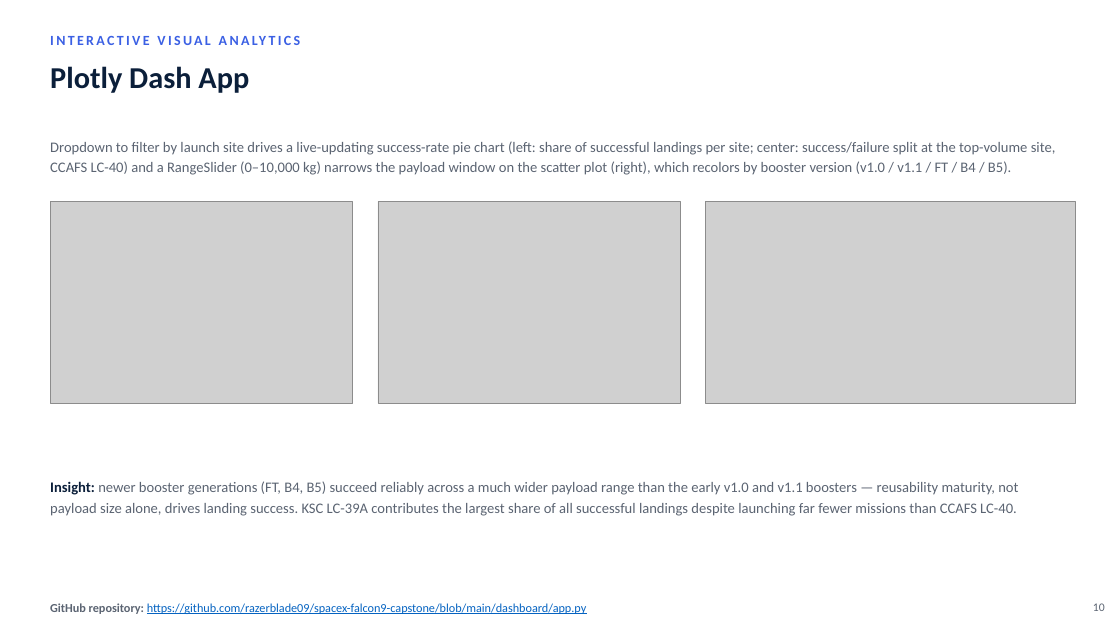
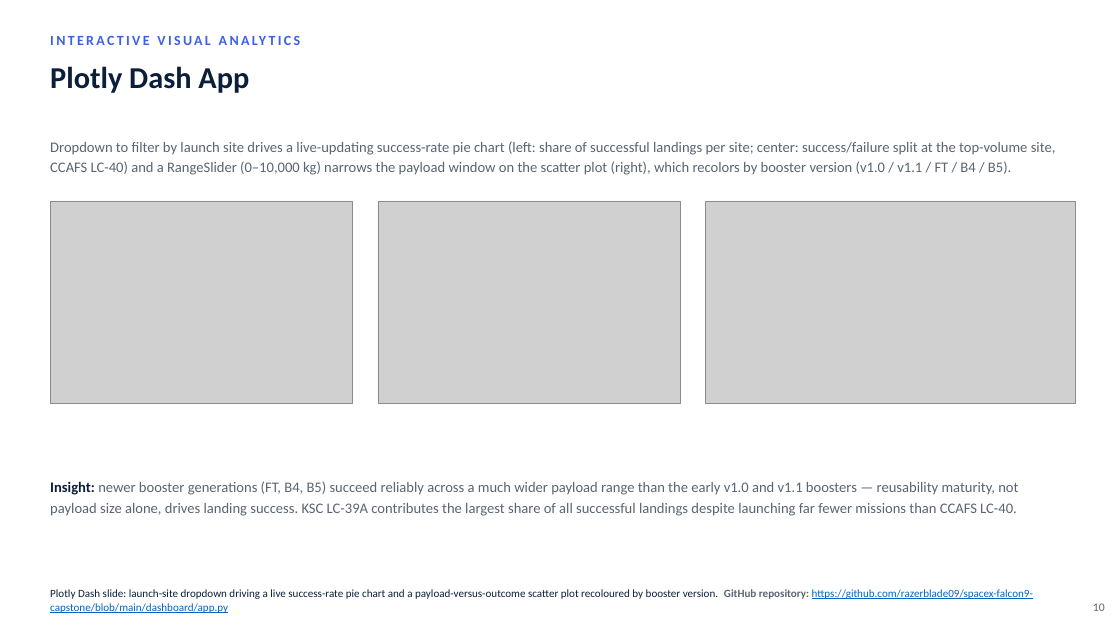
Before and after one commit to razerblade09/spacex-falcon9-capstone, a slide deck: slide 10 of Data_Science_Capstone_Presentation_12.pptx. Drawn at 1120x630 pixels with LibreOffice and Linux fonts; fonts in the diff are those of the drawing; grey boxes stand for pictures. Boxes give left, top, right and bottom in pixels: in the first picture for what was removed or moved away, otherwise in the second. Text is boxed around its words. In the diff, an @@ line names an element or a change of style, - is before the commit and + after.

```diff
--- a/Data_Science_Capstone_Presentation_12.pptx
+++ b/Data_Science_Capstone_Presentation_12.pptx
@@ text at [50,589,1033,613]: text changed; size 10.5 to 9.5 pt; text colour #0563C1 to #0B1F3A @@
-GitHub repository: https://github.com/razerblade09/spacex-falcon9-capstone/blob/main/dashboard/app.py
+Plotly Dash slide: launch-site dropdown driving a live success-rate pie chart and a payload-versus-outcome scatter plot recoloured by booster version. GitHub repository: https://github.com/razerblade09/spacex-falcon9-capstone/blob/main/dashboard/app.py
```
Also in this commit, not shown: 10 other slides changed, 2 other files.
